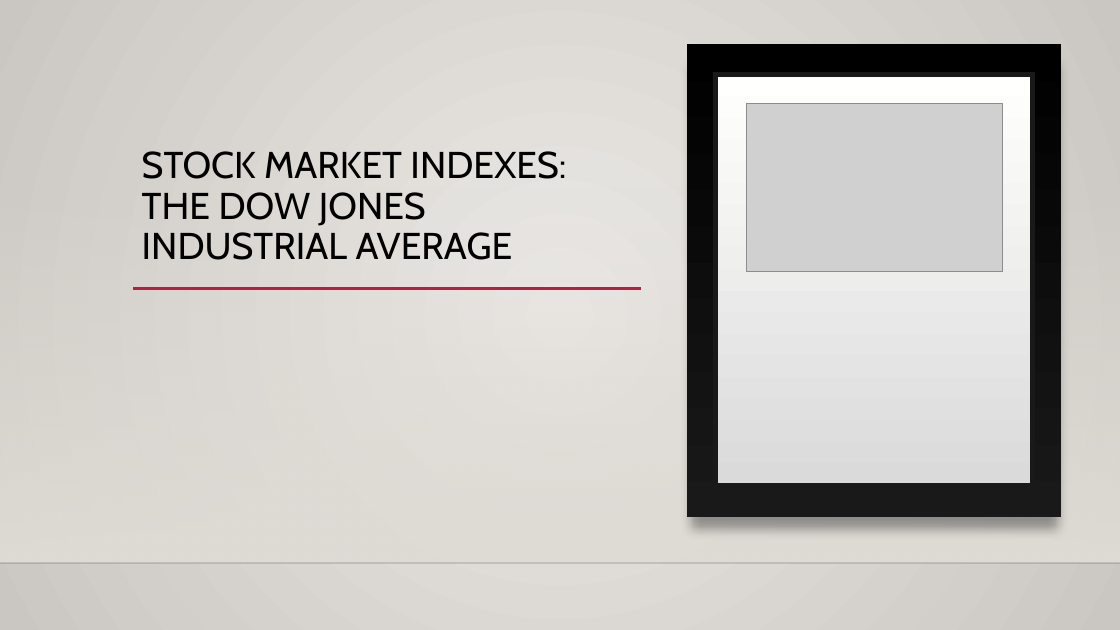
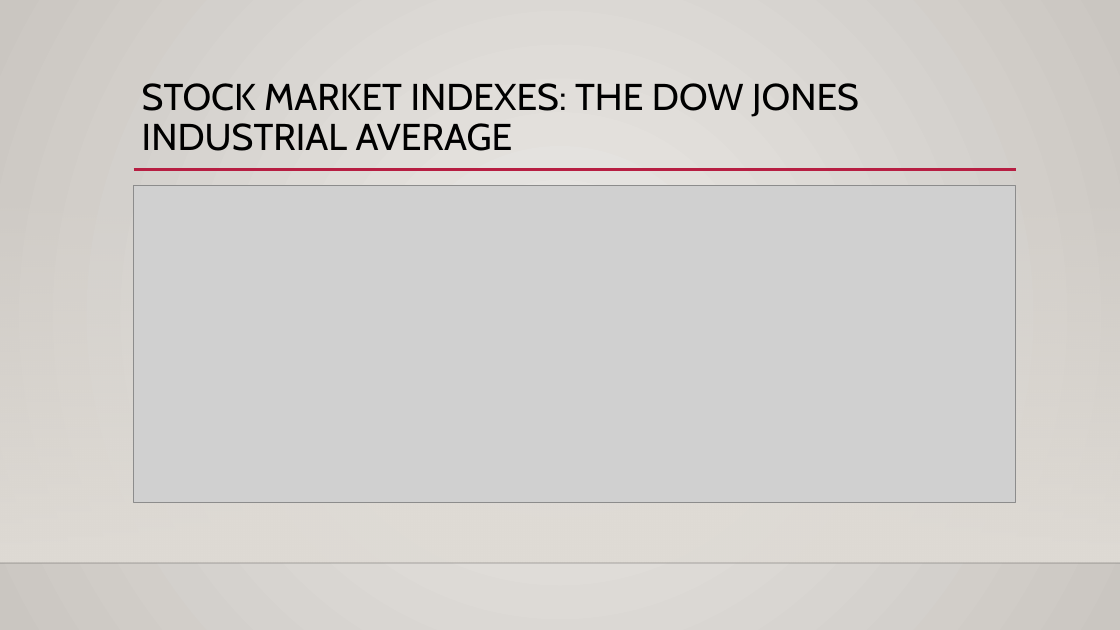
Before and after one commit to Gracewj/615-officer-, a slide deck: slide 6 of Officer.pptx (slide 5 before the commit). Drawn at 1120x630 pixels with LibreOffice and Linux fonts; fonts in the diff are those of the drawing; grey boxes stand for pictures; background and template pictures are left out. Boxes give left, top, right and bottom in pixels: in the first picture for what was removed or moved away, otherwise in the second. Text is boxed around its words. In the diff, an @@ line names an element or a change of style, - is before the commit and + after.

```diff
--- a/Officer.pptx
+++ b/Officer.pptx
@@ rectangle removed at [687, 45, 1062, 518] @@
@@ title "STOCK MARKET INDEXES: THE DOW ...": place and size @@
-title "STOCK MARKET INDEXES: THE DOW ..." at [142, 151, 566, 260]
+title "STOCK MARKET INDEXES: THE DOW ..." at [142, 83, 859, 151]
@@ title "STOCK MARKET INDEXES: THE DOW ..." at [142, 83, 859, 151]: vertical alignment bottom to top @@
@@ rectangle removed at [716, 75, 1033, 485] @@
@@ line added from (134, 170) to (1017, 170), #B71E42 2.5 pt @@
@@ picture: place and size @@
-picture at [746, 103, 1002, 271]
+picture at [134, 185, 1016, 502]
@@ line removed from (133, 289) to (641, 289) @@
```
Also in this commit, not shown: 2 other slides changed, 4 slides added, 1 slide removed, 12 other files.
